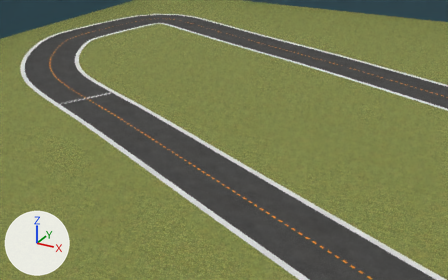
Before and after pictures for a commit that changed the COLLADA model bundle/meshes/2022_october_pro_cw/2022_october_pro_cw.dae.
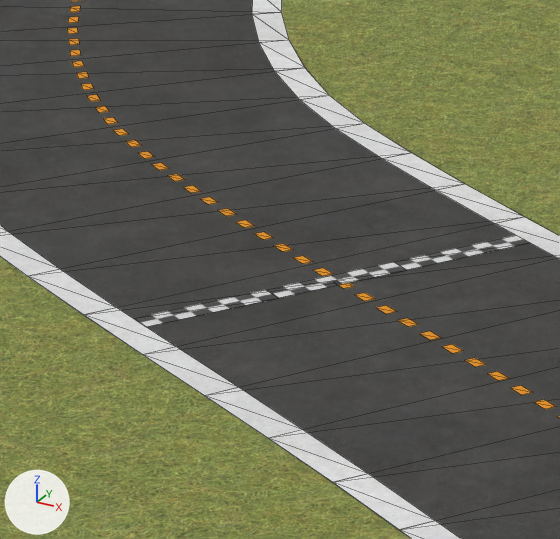
Each version appears first from a camera (50 mm lens) standing at (-2.07, -8.38, 3.4) and looking at (-6.49, -0.33, -0.63), and next in a close-up on the part from 9% to 26% of the width and 21% to 48% of the height. Every picture has the same lights, and +X, +Y and +Z are marked at lower left. The close-ups show mesh edges as thin lines.

In view in the first close-up: 'StartLine', 'cl', 'field', 'il', 'ol', 'road'.
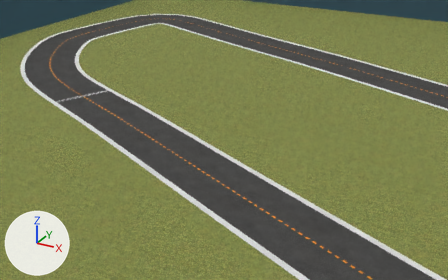
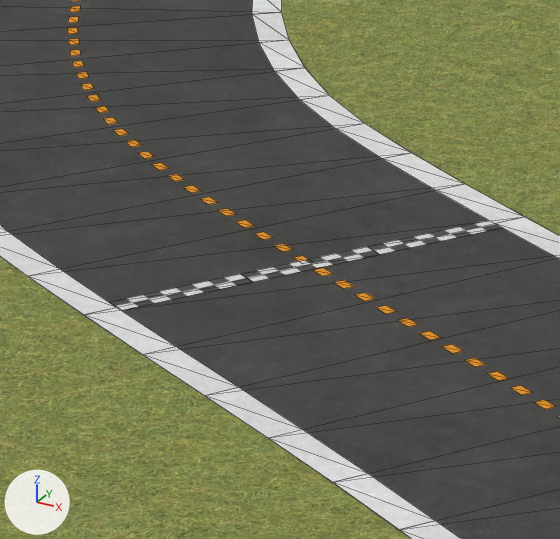
Boxes [x1, y1, x2, y2] around the edits, measured in the close-ups (560 x 539 px):
'StartLine', moved, turned
    before: [135, 235, 529, 327]
    after: [110, 220, 502, 310]

The change, as a diff of the scene's bpy script:
```diff
--- a/bundle/meshes/2022_october_pro_cw/2022_october_pro_cw.dae.py
+++ b/bundle/meshes/2022_october_pro_cw/2022_october_pro_cw.dae.py
@@ ob_startline @@
 ob_startline = bpy.data.objects.new('StartLine', me_plane)
-ob_startline.location = (-8.54, -1.193, 0.003)
-ob_startline.rotation_euler = (0.0, 0.0, -1.275)  # degrees (0, 0, -73)
+ob_startline.location = (-8.658, -1.141, 0.003)
+ob_startline.rotation_euler = (0.0, 0.0, -1.273)  # degrees (0, 0, -73)
```
